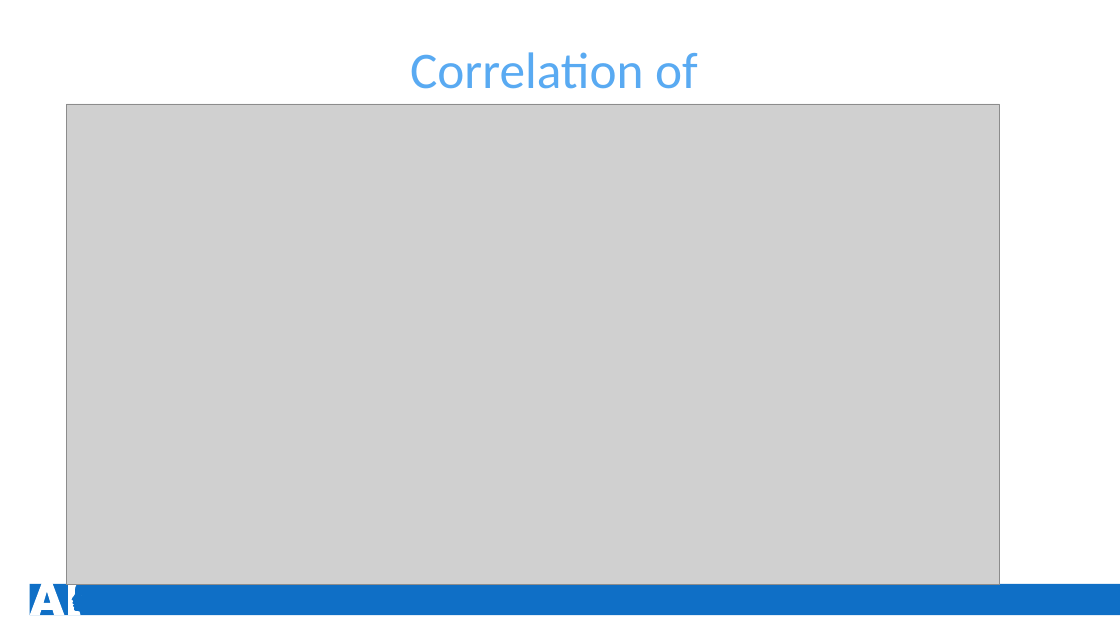
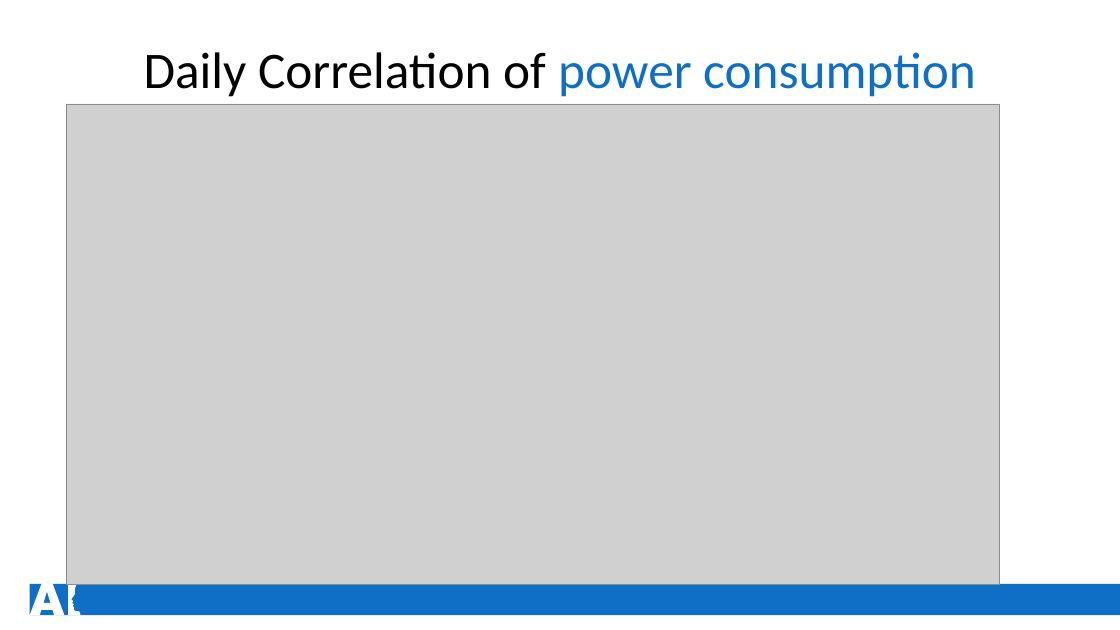
Before and after one commit to rakiiibul/House-hold-electrice-power-consumptiuon_LSTM, a slide deck: slide 12 of MachineLearing.pptx. Drawn at 1120x630 pixels with LibreOffice and Linux fonts; fonts in the diff are those of the drawing; grey boxes stand for pictures. Boxes give left, top, right and bottom in pixels: in the first picture for what was removed or moved away, otherwise in the second. Text is boxed around its words. In the diff, an @@ line names an element or a change of style, - is before the commit and + after.

```diff
--- a/MachineLearing.pptx
+++ b/MachineLearing.pptx
@@ text at [144, 52, 976, 97]: text changed; text colour #59AAF2 to #000000 @@
-Correlation of
+Daily Correlation of power consumption
```
Also in this commit, not shown: 7 other slides changed, 7 slides added, 6 slides removed.
